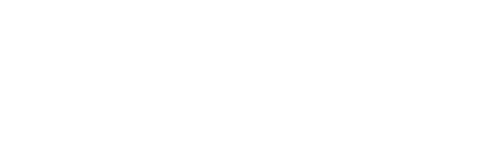
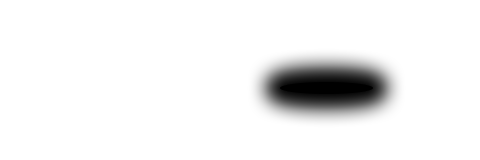
Before/after of a 480x160 layered artwork. What changed in the layer stack:
added layer "shadow" in group "Group 1" over box(249, 50, 404, 126)
